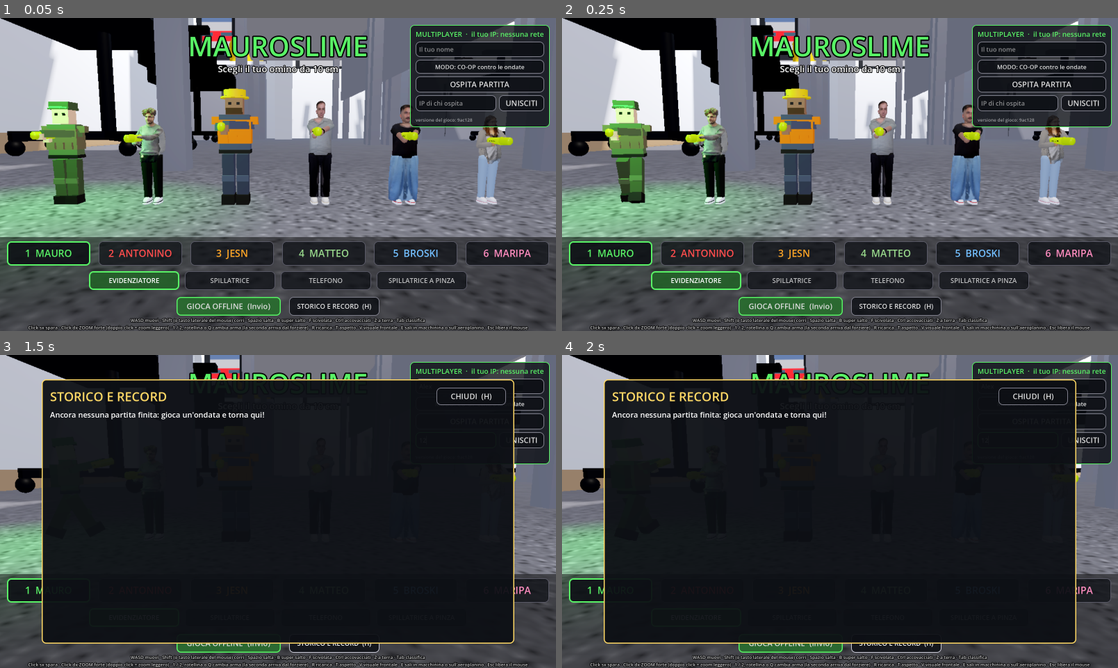
Above: before the commit, frames 1-4 (two rows, left to right).
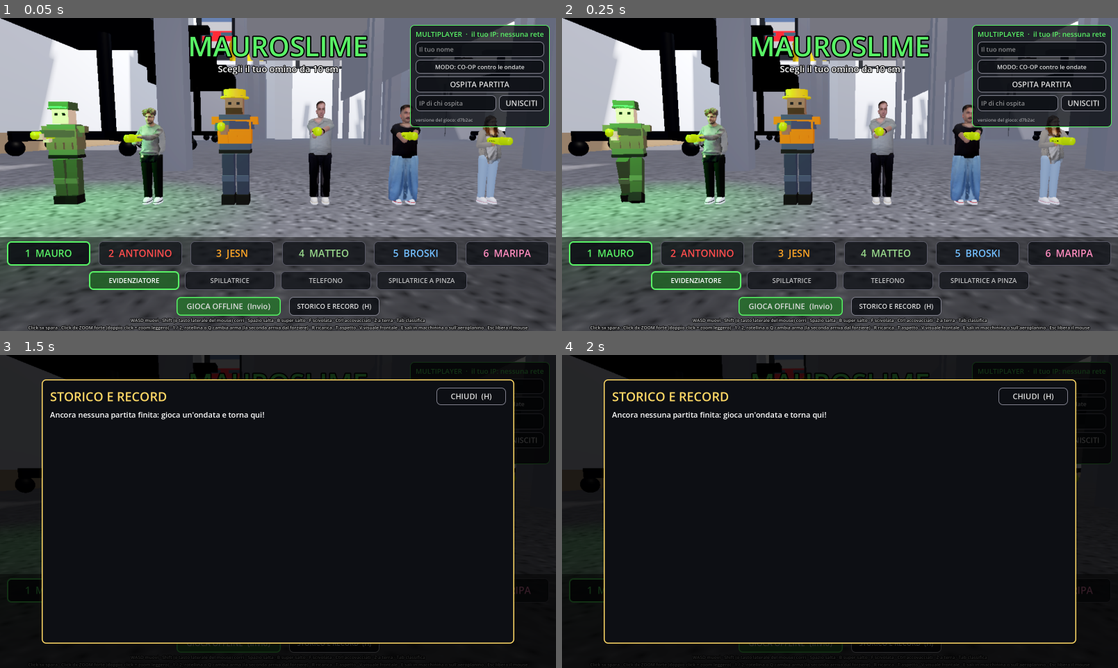
Above: after the commit, the same moments.

Repository: fraga1111/MauroSlime
Game: Godot game, scene res://main.tscn
The game is run twice, just before and just after one commit, with the same random seed, the same clock (stepped at 60 frames per second) and the same inputs.
Inputs (mouse positions are in pixels of both pictures, inside the frame that each line leads up to):
- Up to frame 1 (0.05 s): no input
- Up to frame 2 (0.25 s): no input
- Up to frame 3 (1.5 s): click (478, 386) at 0.52 s; type "Alex" at 0.6 s; click (455, 439) at 0.75 s; type "12" at 0.83 s; click "STORICO E RECORD (H)" at 1.25 s
- Up to frame 4 (2 s): no input

The runs differ from the first frame. In frame 1, less than 0.1% of the frame differs, in the area x 82-85%, y 32-34%; in frame 2, less than 0.1%; in frame 3, 24%, in the area x 0-100%, y 0-100%; in frame 4, 24%.

Commit message:
Storico: pannello opaco sopra il menu
Co-Authored-By: Claude Opus 5.5 <noreply@anthropic.com>

Diff:
--- a/StanzaFPS/scripts/ui/menu.gd
+++ b/StanzaFPS/scripts/ui/menu.gd
@@ -36,7 +36,7 @@
 var _net_status: Label
 var _net_btns: Array[Button] = []
 var _root: Control
-var _history: PanelContainer      # pannello STORICO E RECORD (null = chiuso)
+var _history: Control             # pannello STORICO E RECORD (null = chiuso)
 ## ultimi nome e IP usati (restano quando si torna al menu)
 static var last_name := ""
 static var last_ip := ""
@@ -141,19 +141,26 @@
 		_history = null
 		return
 	var all := Storico.example() if "--storico" in OS.get_cmdline_user_args() else Storico.load_all()
-	_history = PanelContainer.new()
-	_history.set_anchors_preset(Control.PRESET_FULL_RECT)
-	_history.offset_left = 120.0
-	_history.offset_right = -120.0
-	_history.offset_top = 70.0
-	_history.offset_bottom = -70.0
-	var st := _style(Color(1.0, 0.85, 0.4), 0.95, 3)
+	# velo scuro su tutto il menu (sopra a ogni altro pezzo) e pannello opaco al centro
+	var dim := ColorRect.new()
+	dim.color = Color(0, 0, 0, 0.8)
+	dim.set_anchors_preset(Control.PRESET_FULL_RECT)
+	dim.z_index = 100
+	_root.add_child(dim)
+	_history = dim
+	var panel := PanelContainer.new()
+	panel.set_anchors_preset(Control.PRESET_FULL_RECT)
+	panel.offset_left = 120.0
+	panel.offset_right = -120.0
+	panel.offset_top = 70.0
+	panel.offset_bottom = -70.0
+	var st := _style(Color(1.0, 0.85, 0.4), 1.0, 3)
 	st.set_content_margin_all(24)
-	_history.add_theme_stylebox_override("panel", st)
-	_root.add_child(_history)
+	panel.add_theme_stylebox_override("panel", st)
+	dim.add_child(panel)
 	var outer := VBoxContainer.new()
 	outer.add_theme_constant_override("separation", 12)
-	_history.add_child(outer)
+	panel.add_child(outer)
 	var top := HBoxContainer.new()
 	outer.add_child(top)
 	var title := _cell(top, "STORICO E RECORD", 36, Color(1.0, 0.85, 0.4))
